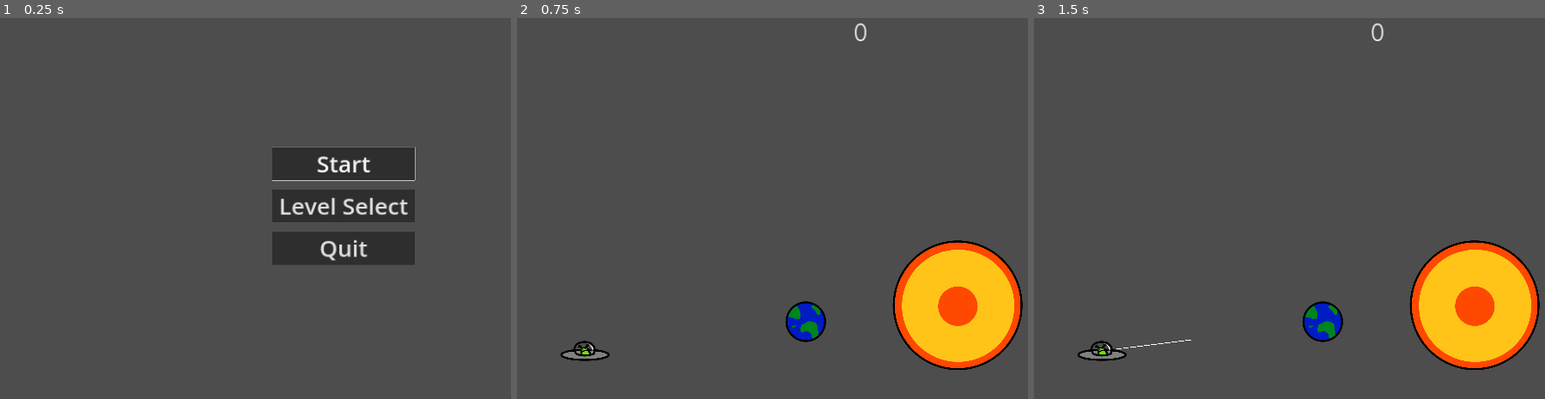
Above: before the commit, frames 1-3 (left to right).
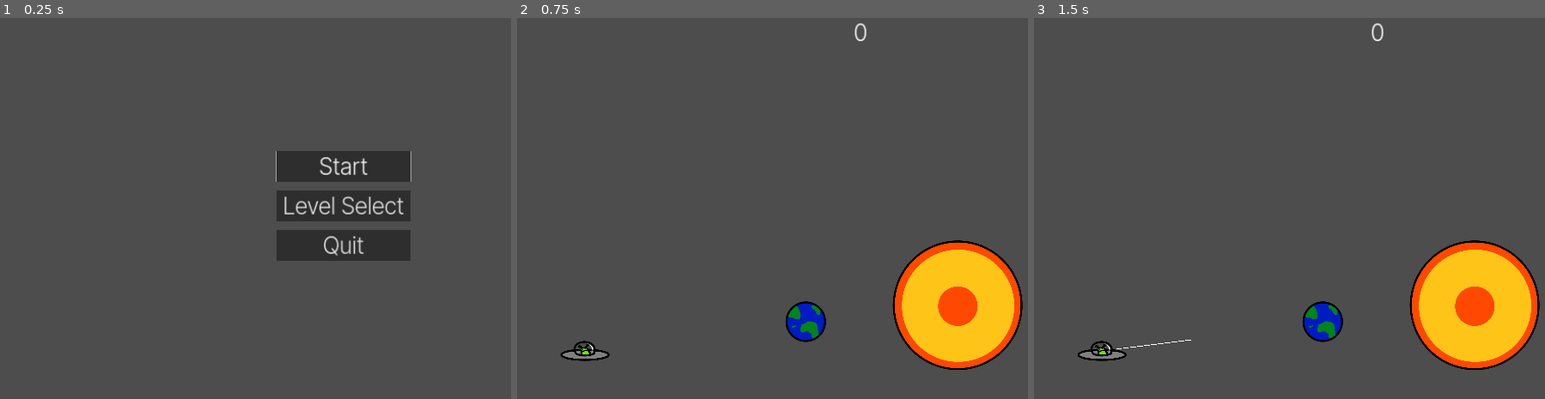
Above: after the commit, the same moments.

Repository: Afterglow375/godot_jam_03
Game: Godot game, scene res://scenes/ui/menu.tscn
Two runs of this game, one before a commit and one after it. Both use one fixed random seed, a clock stepped at 60 frames per second and the inputs below.
Inputs (mouse positions are in pixels of both pictures, inside the frame that each line leads up to):
- Up to frame 1 (0.25 s): no input
- Up to frame 2 (0.75 s): click "Start" at 0.5 s
- Up to frame 3 (1.5 s): tap Enter at 1.25 s; drag from (1100, 349) to (1473, 303) at 1.27 s

The runs differ from the first frame. In frame 1, 2.5% of the frame differs, in the area x 53-82%, y 33-65%; in frame 2, nothing differs; in frame 3, nothing differs.

Commit message:
change default font

Diff:
--- a/project.godot
+++ b/project.godot
@@ -25,3 +25,7 @@
 window/size/viewport_height=2160
 window/size/mode=3
 window/stretch/mode="canvas_items"
+
+[gui]
+
+theme/custom_font="res://assets/InterTight-Light.ttf"
